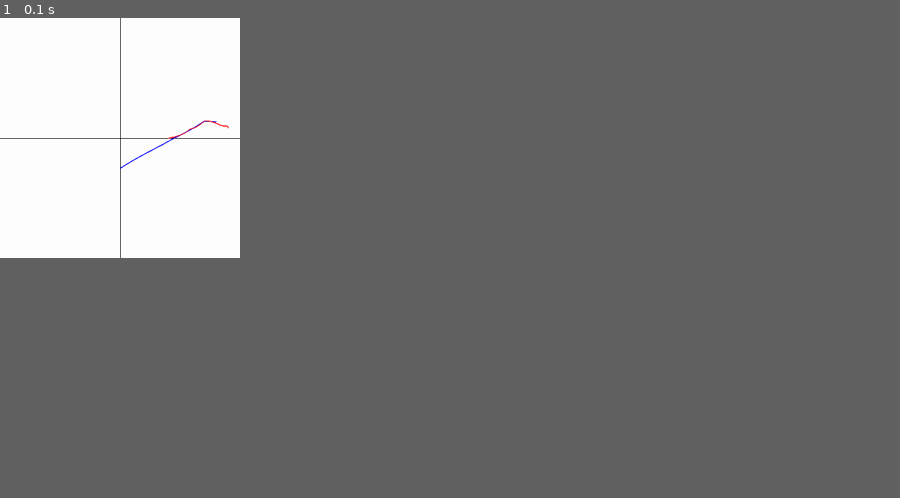
Above: before the commit, frame 1.
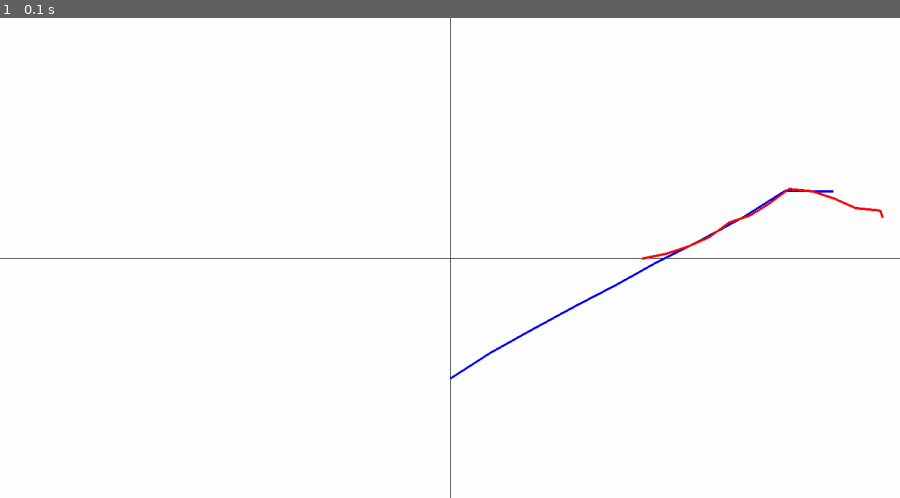
Above: after the commit, the same moment.

Repository: mhrico/Simulation-and-not-Modeling-Lab
Game: pygame game, started from pure_pursuit_pygame.py
The game is run twice, just before and just after one commit, with the same random seed, the same clock (stepped at 60 frames per second) and the same inputs.
Inputs:
- Up to frame 1 (0.1 s): no input
In our replay, the window is 240x240 before the commit and 900x480 after it. These sizes can differ from the game's own. Grey fills any space a smaller window leaves; there, only what the larger window draws over its background counts as a difference.

The runs differ from the first frame. In frame 1, 0.9% of the frame differs, in the area x 0-100%, y 0-100%.

Commit message:
Increase scale of Pure Pursuit Problem for clarity

Diff:
--- a/pure_pursuit_pygame.py
+++ b/pure_pursuit_pygame.py
@@ -35,13 +35,13 @@
     xf.append(xf[i] + vf * cosx)
     yf.append(yf[i] + vf * sinx)
 
-size = width, height = (400, 400)
+size = width, height = (1500, 800)
 center_coords = (width/2, height/2)
 
-fighter_screen_x = [center_coords[0]+x for x in xf]
-fighter_screen_y = [center_coords[1]+y for y in yf]
-bomber_screen_x = [center_coords[0]+x for x in xb]
-bomber_screen_y = [center_coords[1]+y for y in yb]
+fighter_screen_x = [(center_coords[0]+x*4) for x in xf]
+fighter_screen_y = [(center_coords[1]+y*4) for y in yf]
+bomber_screen_x = [(center_coords[0]+x*4) for x in xb]
+bomber_screen_y = [(center_coords[1]+y*4) for y in yb]
 
 print('Red line = Bomber, Blue line = Fighter')
 
@@ -58,10 +58,10 @@
         if event.type == QUIT:
             running = False
 
-    pygame.draw.line(screen, (0, 0, 0), (center_coords[0]-200,center_coords[1]), (center_coords[0]+200,center_coords[1]))
-    pygame.draw.line(screen, (0, 0, 0), (center_coords[0],center_coords[1]-200), (center_coords[0],center_coords[1]+200))
-    pygame.draw.aalines(screen, (0, 0, 255), False, tuple(zip(fighter_screen_x, fighter_screen_y)))
-    pygame.draw.aalines(screen, (255, 0, 0), False, tuple(zip(bomber_screen_x, bomber_screen_y)))
+    pygame.draw.line(screen, (0, 0, 0), (center_coords[0]-2000,center_coords[1]), (center_coords[0]+2000,center_coords[1]))
+    pygame.draw.line(screen, (0, 0, 0), (center_coords[0],center_coords[1]-2000), (center_coords[0],center_coords[1]+2000))
+    pygame.draw.lines(screen, (0, 0, 255), False, tuple(zip(fighter_screen_x, fighter_screen_y)), 4)
+    pygame.draw.lines(screen, (255, 0, 0), False, tuple(zip(bomber_screen_x, bomber_screen_y)), 4)
 
     pygame.display.flip()
 pygame.quit()
